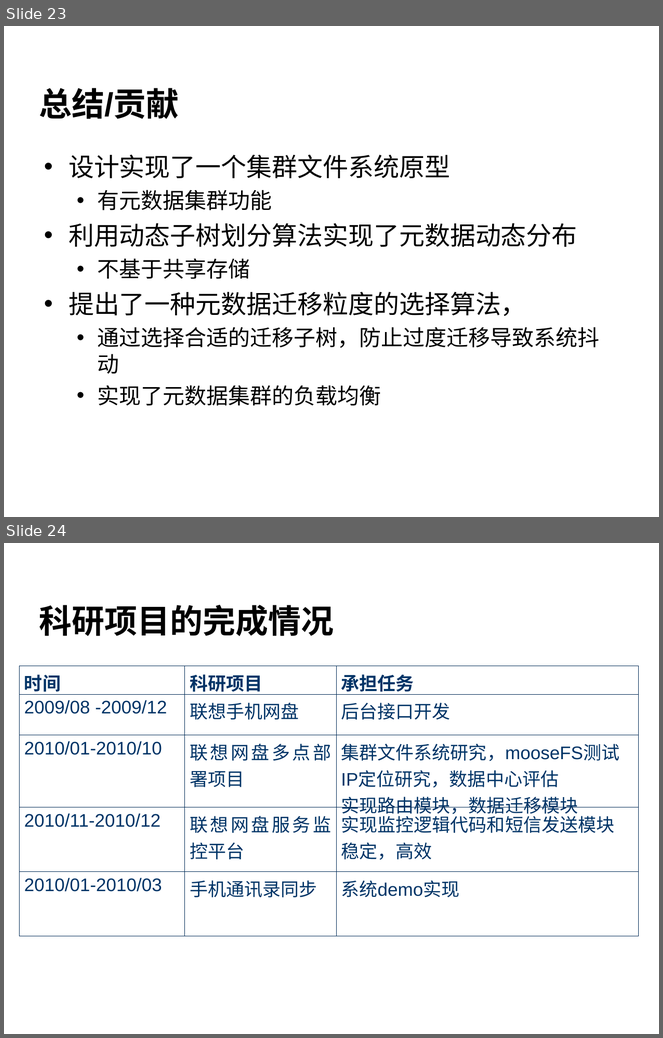
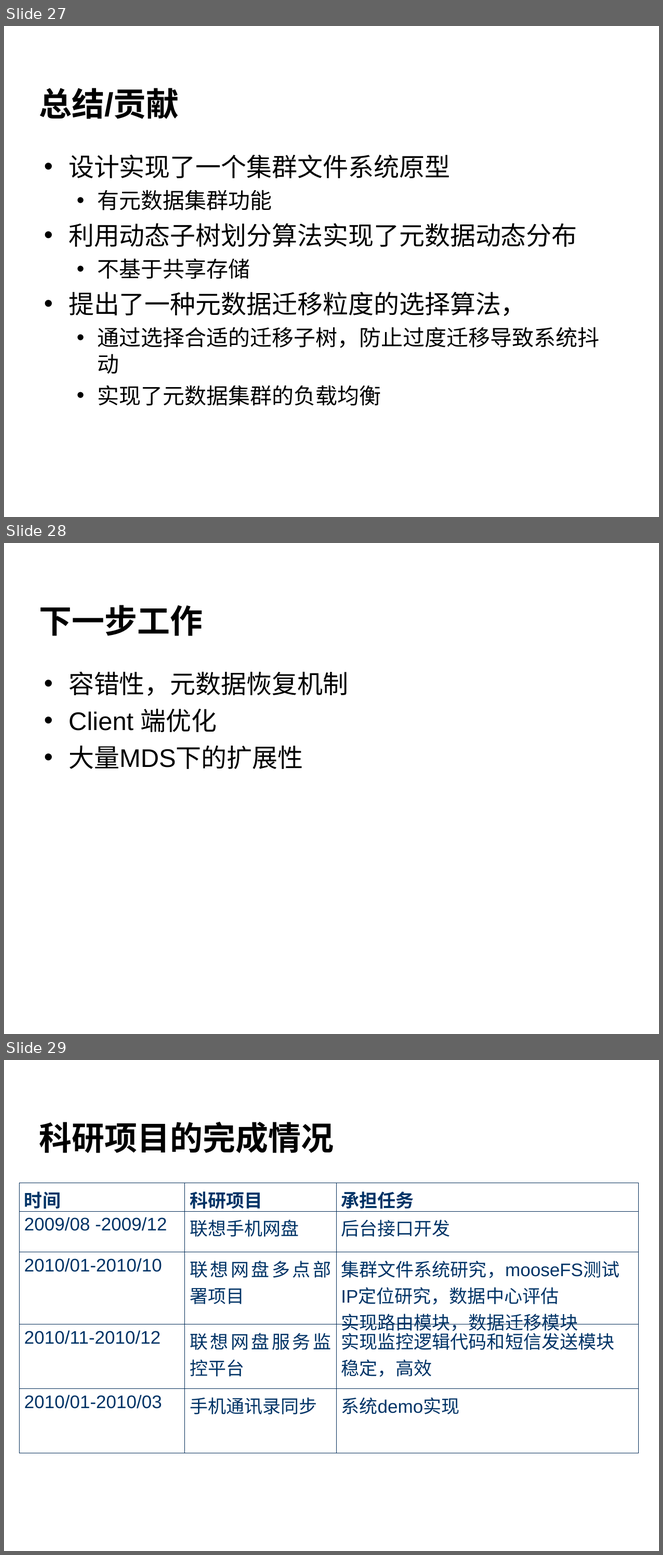
Before and after one commit to cheliequan/idning-paper, a slide deck: draft/答辩.ppt. Shown one above the other, each under a label of ours: slides 23 and 24 before the commit, slides 27, 28 and 29 after it. The pictures are 663x1038 and 663x1555 pixels, drawn with LibreOffice and Linux fonts; fonts in the diff are those of the drawing; background and template pictures are left out. Boxes give left, top, right and bottom in pixels: in the first picture for what was removed or moved away, otherwise in the second. Text is boxed around its words. In the diff, an @@ line names an element or a change of style, - is before the commit and + after.

```diff
--- a/draft/答辩.ppt
+++ b/draft/答辩.ppt
@@ slide 28 added at bbox=[4, 543, 659, 1034], background picture (left out) @@
@@ title added at bbox=[39, 605, 203, 636], 36 pt, text #000000, bold @@
+下一步工作
@@ text added at bbox=[68, 671, 348, 769], 28 pt, text #000000 @@
+• 容错性，元数据恢复机制
+• Client 端优化
+• 大量MDS下的扩展性
@@ what was slide 23 is now slide 27 @@
@@ what was slide 24 is now slide 29 @@
```
Also in this commit, not shown: 9 slides changed, 4 other slides added.
